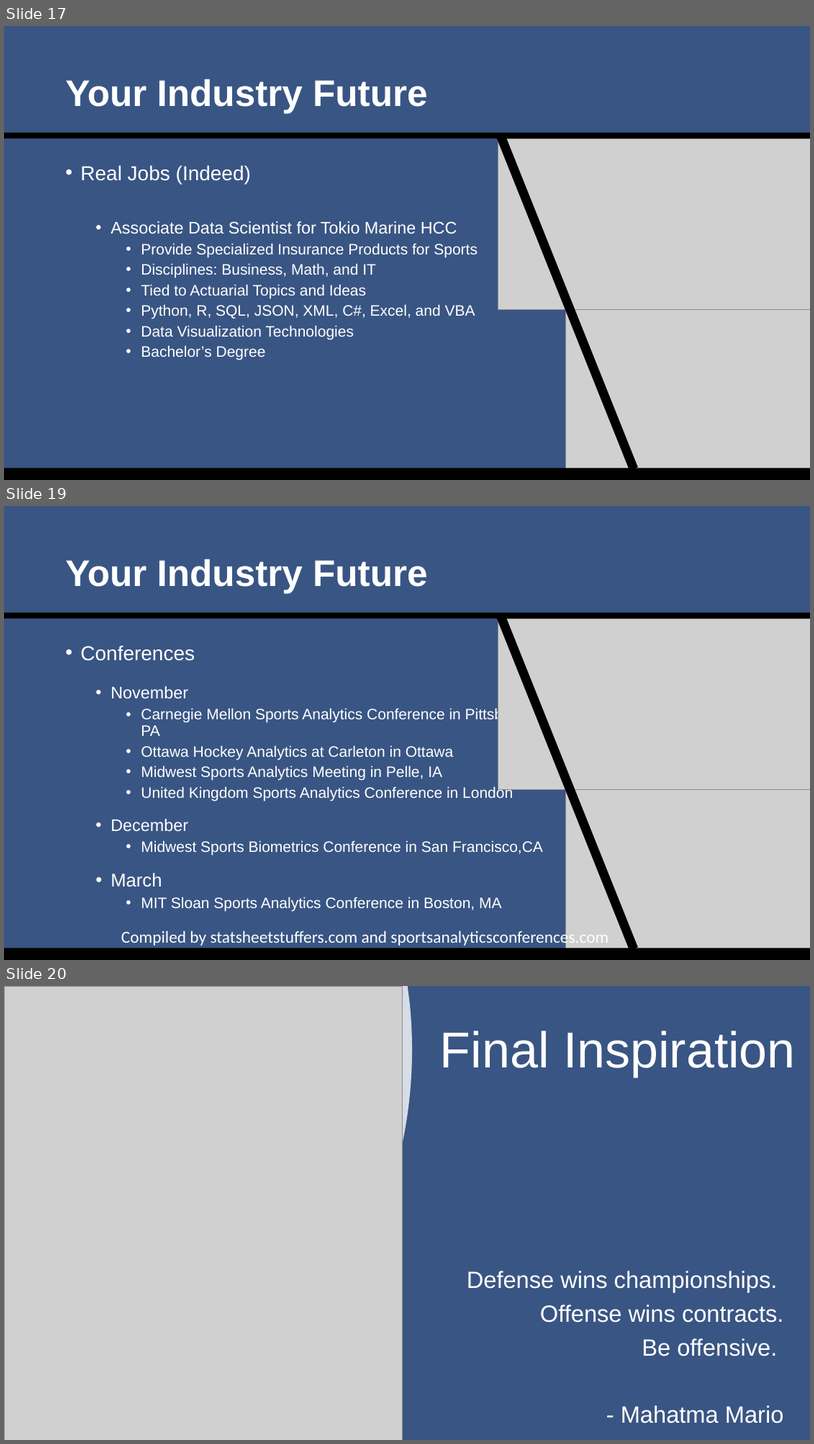
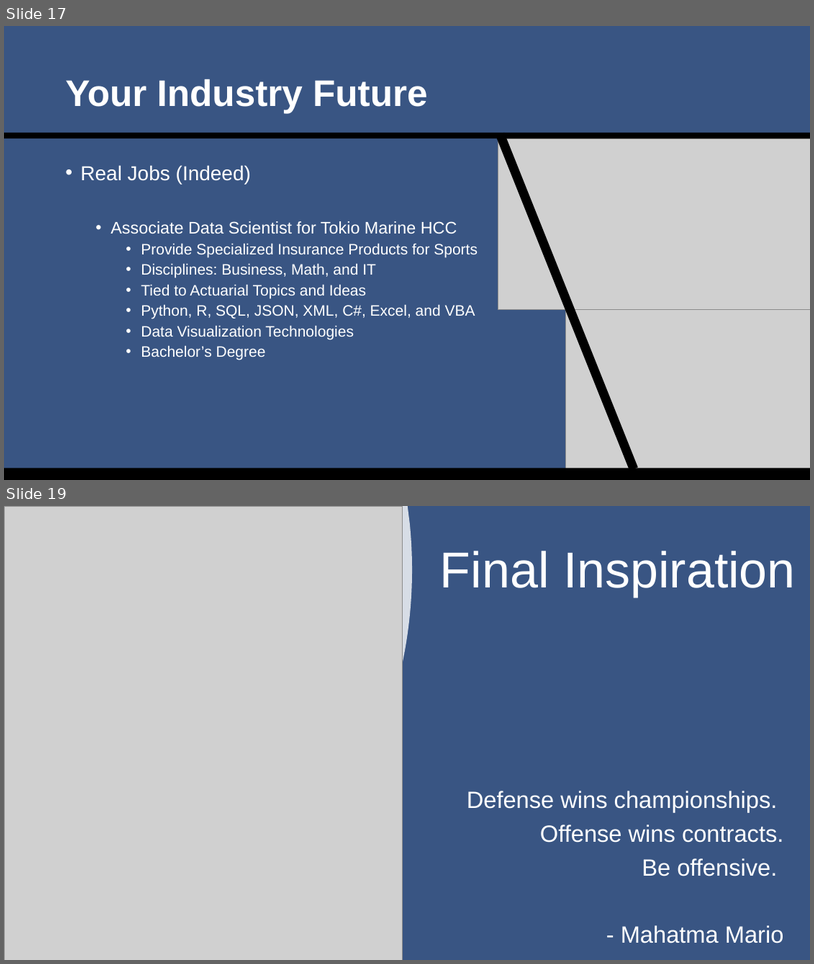
Before and after one commit to SuperMarioGiacomazzo/STOR538_WEBSITE, a slide deck: Slides/Sports Analytics 3/Sports_Analytics_3_Lecture.pptx. Shown one above the other, each under a label of ours: slides 17, 19 and 20 before the commit, slides 17 and 19 after it; the slides between them are not shown. The pictures are 814x1444 and 814x964 pixels, drawn with LibreOffice and Linux fonts; fonts in the diff are those of the drawing; grey boxes stand for pictures. Boxes give left, top, right and bottom in pixels: in the first picture for what was removed or moved away, otherwise in the second. Text is boxed around its words. In the diff, an @@ line names an element or a change of style, - is before the commit and + after.

```diff
--- a/Slides/Sports Analytics 3/Sports_Analytics_3_Lecture.pptx
+++ b/Slides/Sports Analytics 3/Sports_Analytics_3_Lecture.pptx
@@ slide 19 removed at bbox=[4, 506, 810, 960], background #395583 @@
@@ title removed at bbox=[65, 559, 428, 593] @@
-Your Industry Future
@@ rectangle removed at bbox=[4, 613, 810, 618] @@
@@ rectangle removed at bbox=[496, 613, 638, 951] @@
@@ picture removed at bbox=[498, 618, 810, 790] @@
@@ text removed at bbox=[80, 645, 543, 911] @@
-• Conferences
-  • November
-    • Carnegie Mellon Sports Analytics Conference in Pittsburgh, PA
-    • Ottawa Hockey Analytics at Carleton in Ottawa
-    • Midwest Sports Analytics Meeting in Pelle, IA
-    • United Kingdom Sports Analytics Conference in London
-  • December
-    • Midwest Sports Biometrics Conference in San Francisco,CA
-  • March
-    • MIT Sloan Sports Analytics Conference in Boston, MA
@@ picture removed at bbox=[566, 789, 810, 960] @@
@@ text removed at bbox=[121, 928, 609, 947] @@
-Compiled by statsheetstuffers.com and sportsanalyticsconferences.com
@@ rectangle removed at bbox=[4, 947, 810, 960] @@
@@ what was slide 20 is now slide 19 @@
```
Also in this commit, not shown: 3 slides changed, 19 other files.
